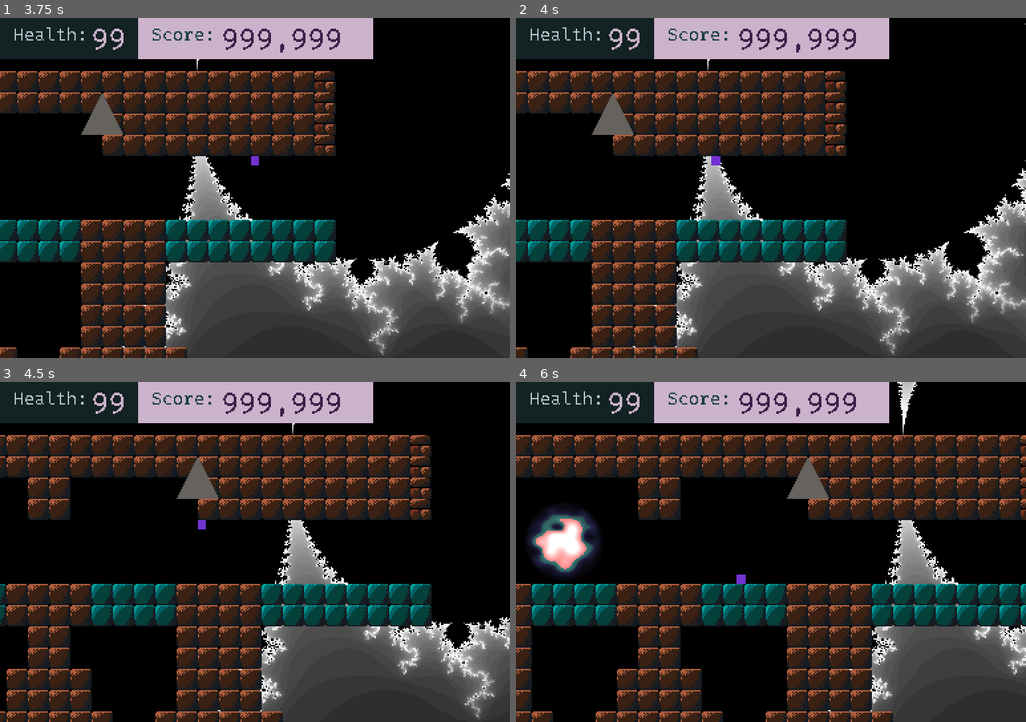
Above: before the commit, frames 1-4 (two rows, left to right).
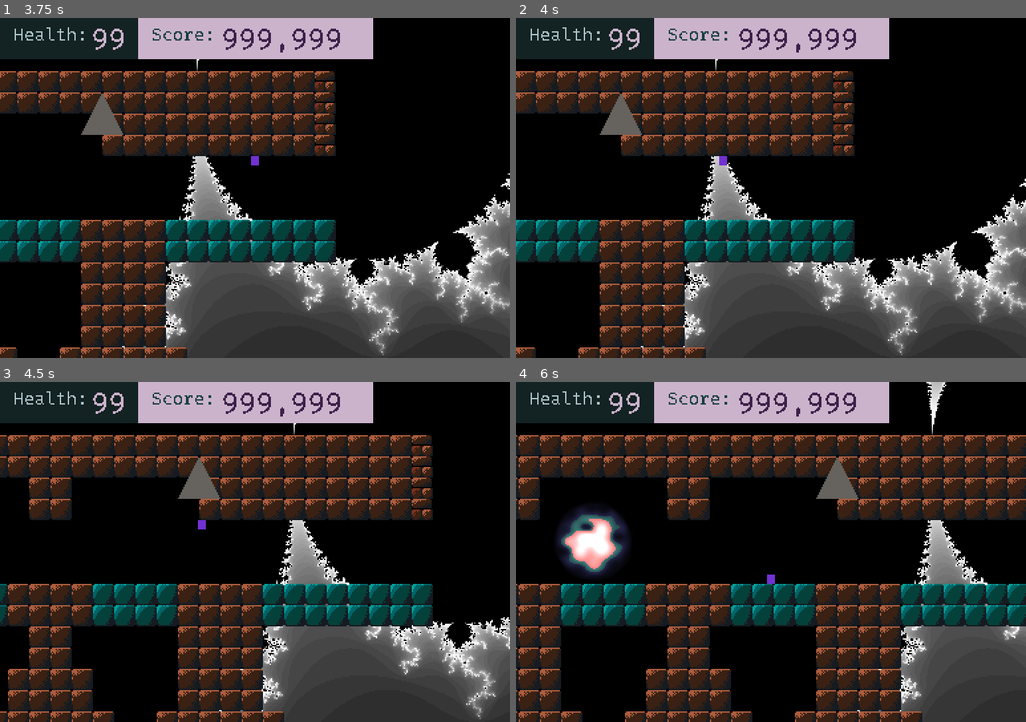
Above: after the commit, the same moments.

Repository: electricsheap/Amikz
Game: Godot game, scene res://scenes/Main.tscn
Two runs of this game, one before a commit and one after it. Both use one fixed random seed, a clock stepped at 60 frames per second and the inputs below.
Inputs:
- Up to frame 1 (3.75 s): hold Right (ui_right) 0.53-1.28 s; hold Down (ui_down) 1.28-2.03 s; hold Right (ui_right) 2.03-2.78 s; hold Up (ui_up) 2.78-3.53 s; tap Enter at 3.5 s; hold Left (ui_left) from 3.53 s (still down)
- Up to frame 2 (4 s): keep holding Left (ui_left)
- Up to frame 3 (4.5 s): keep holding Left (ui_left)
- Up to frame 4 (6 s): release Left (ui_left) at 5.03 s; hold Down (ui_down) 5.03-5.78 s; hold Right (ui_right) from 5.78 s (still down)

Frame 1 is identical in both runs. In frame 2, 23% of the frame differs, in the area x 0-100%, y 1-100%; in frame 3, 12%; in frame 4, 39%, in the area x 0-100%, y 0-100%.

Commit message:
fixed camera follow script

Diff:
--- a/resources/scripts/CameraFollow.gd
+++ b/resources/scripts/CameraFollow.gd
@@ -41,9 +41,9 @@
 			var dpos = parallax * ( target.position - self.position )
 			var leashed = dpos * (( dpos.abs() - leash ) / dpos.abs() )
 			if abs( dpos.x ) > leash.x:
-				self.position.x += max_abs( leashed.x/4, min_abs( 2, leashed.x ))
+				self.position.x += max( leashed.x/4, min( 2, leashed.x ))
 			if abs( dpos.y ) > leash.y:
-				self.position.y += max_abs( leashed.y/4, min_abs( 2, leashed.y ))
+				self.position.y += max( leashed.y/4, min( 2, leashed.y ))
 
 
 func max_abs( a, b ):
